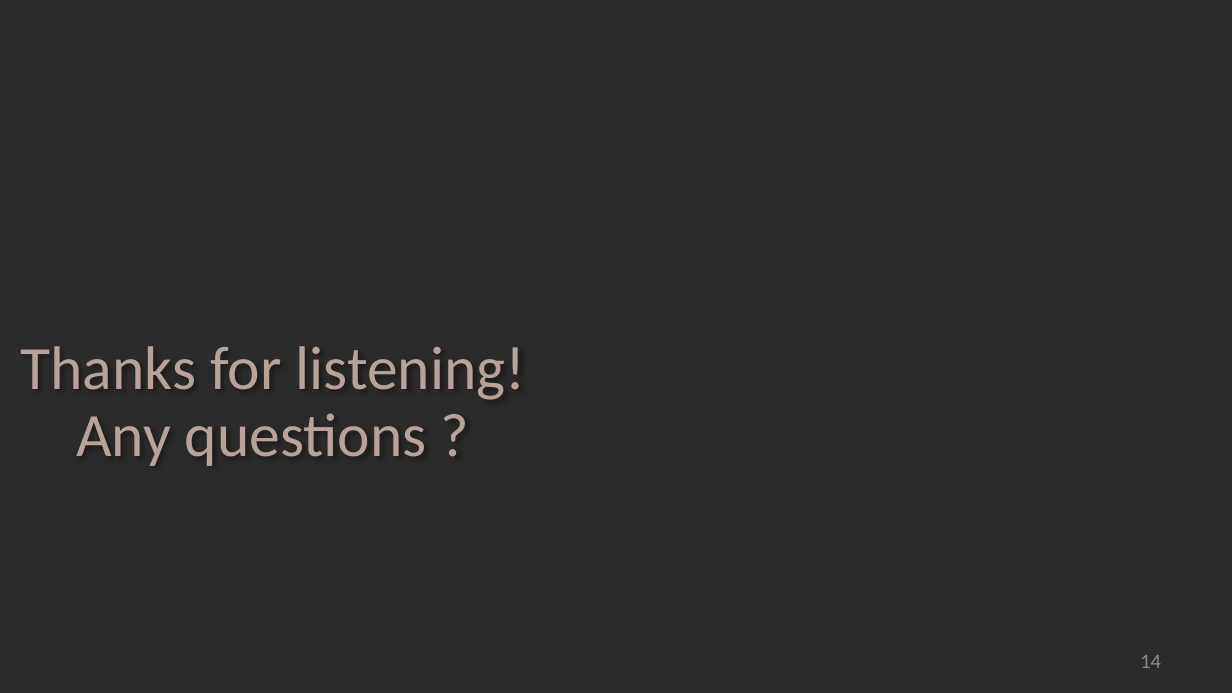
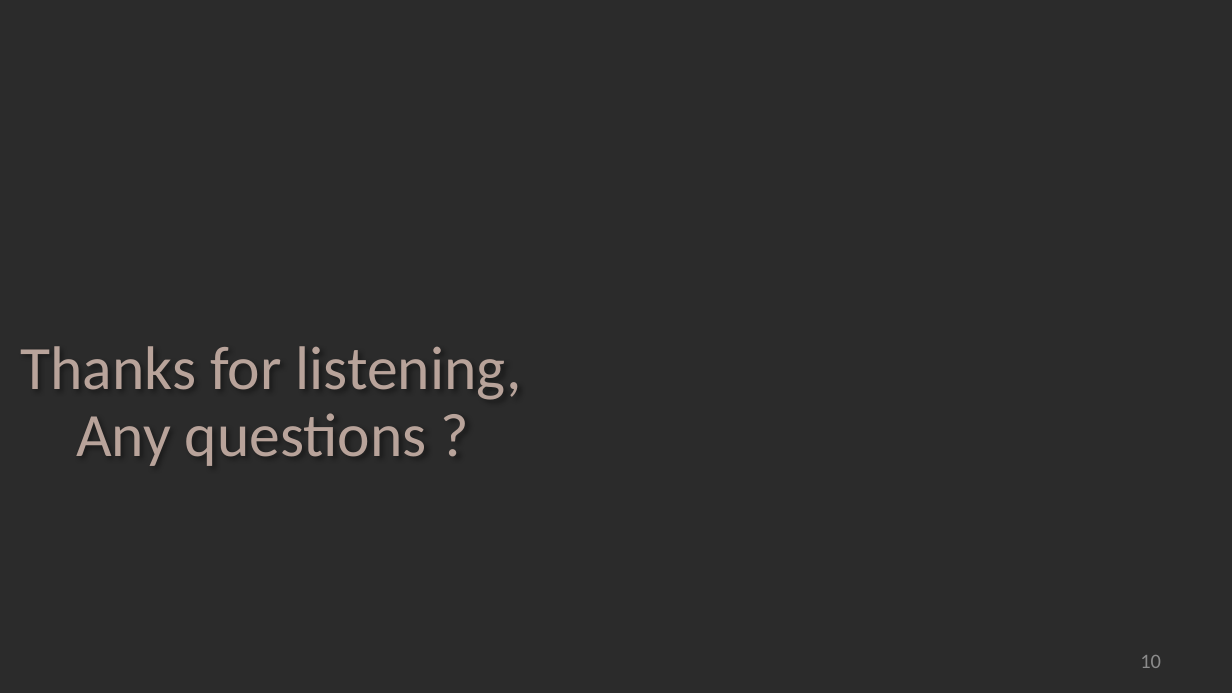
Before and after one commit to TalDerai/speech-recognition-filling-forms, a slide deck: slide 10 of Capstone Project Phase A-23-1-D-6.pptx (slide 14 before the commit). Drawn at 1232x693 pixels with LibreOffice and Linux fonts; fonts in the diff are those of the drawing; background and template pictures are left out; a plain dark background stands for a picture behind light text. Boxes give left, top, right and bottom in pixels: in the first picture for what was removed or moved away, otherwise in the second. Text is boxed around its words. In the diff, an @@ line names an element or a change of style, - is before the commit and + after.

```diff
--- a/Capstone Project Phase A-23-1-D-6.pptx
+++ b/Capstone Project Phase A-23-1-D-6.pptx
@@ title at (x1=21, y1=346, x2=522, y2=400): text changed @@
-Thanks for listening!
+Thanks for listening,
@@ page number at (x1=1140, y1=655, x2=1161, y2=668): text changed @@
-14
+10
```
Also in this commit, not shown: 3 other slides changed, 4 slides added, 8 slides removed, 2 other files.
